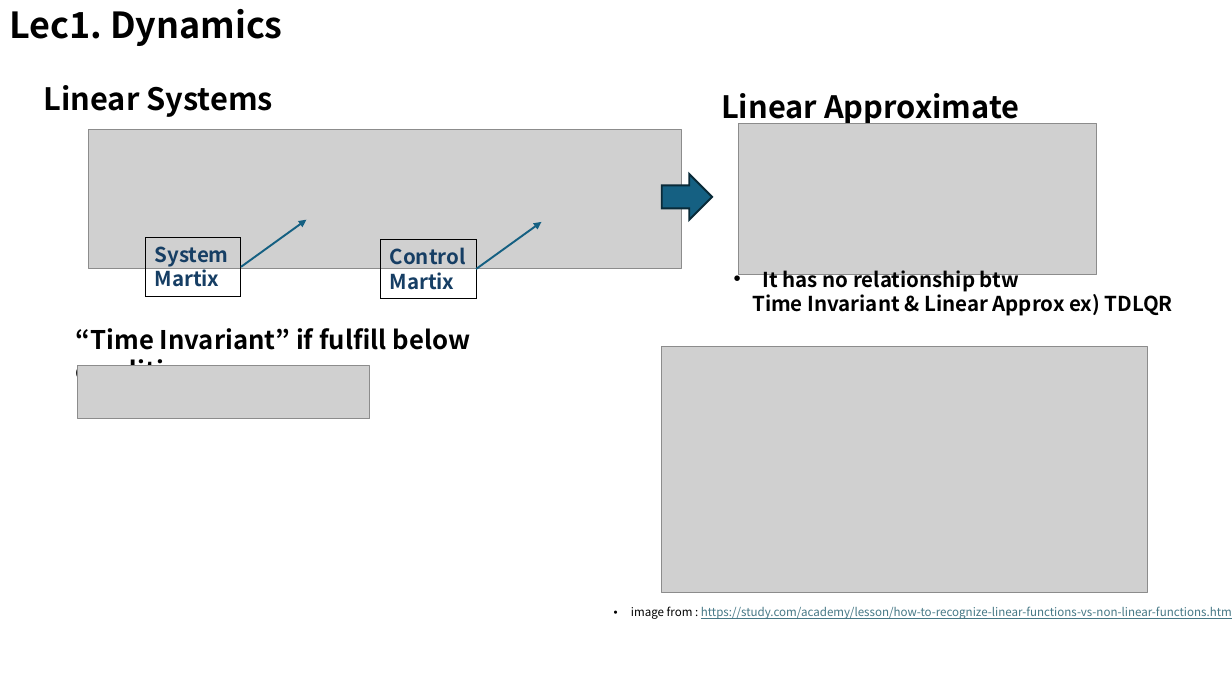
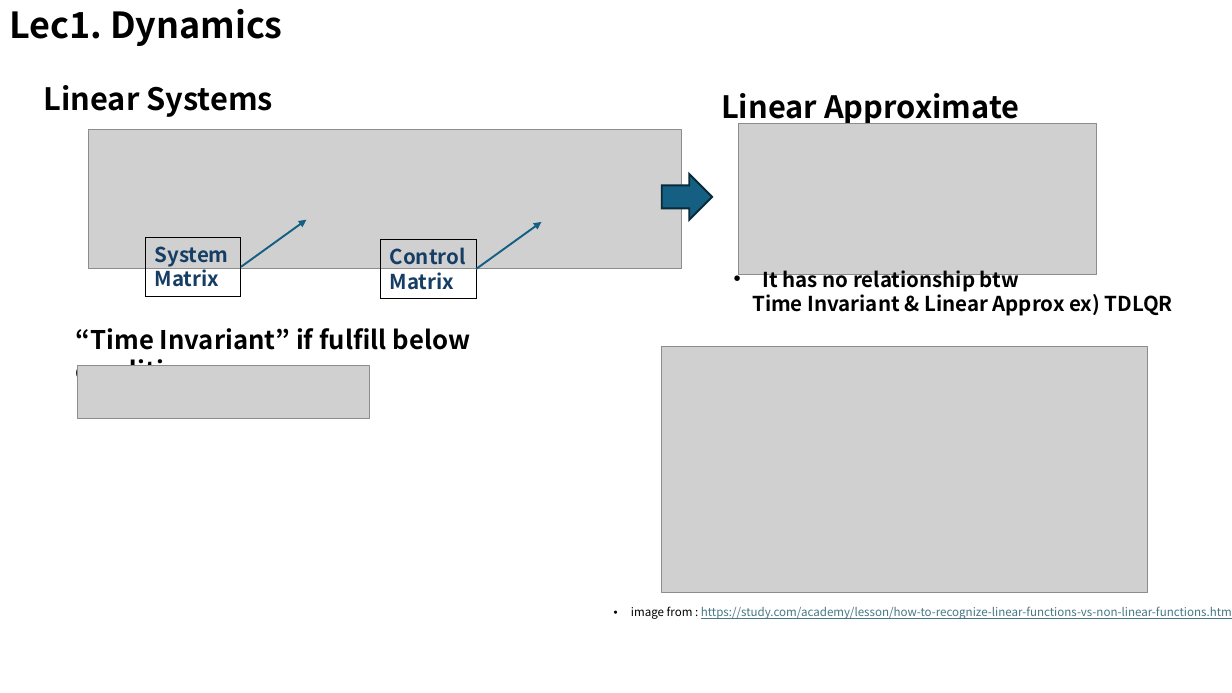
Before and after one commit to kimsooyoung/rl_oc_python, a slide deck: slide 6 of lecture_contents/presentation_1.pptx (slide 5 before the commit). Drawn at 1232x693 pixels with LibreOffice and Linux fonts; fonts in the diff are those of the drawing; grey boxes stand for pictures. Boxes give left, top, right and bottom in pixels: in the first picture for what was removed or moved away, otherwise in the second. Text is boxed around its words. In the diff, an @@ line names an element or a change of style, - is before the commit and + after.

```diff
--- a/lecture_contents/presentation_1.pptx
+++ b/lecture_contents/presentation_1.pptx
@@ text in rectangle at [155, 246, 229, 287]: text changed @@
-System Martix
+System Matrix
@@ text in rectangle at [390, 247, 466, 290]: text changed @@
-Control Martix
+Control Matrix
```
Also in this commit, not shown: 4 other slides changed, 3 slides added, 1 slide removed, 1 other file.
